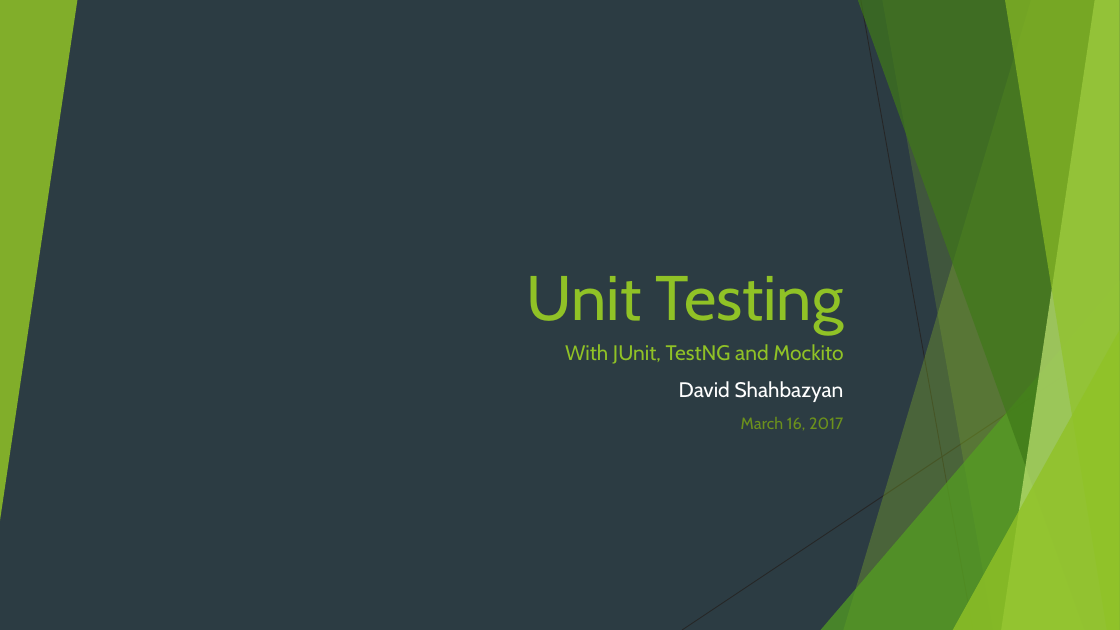
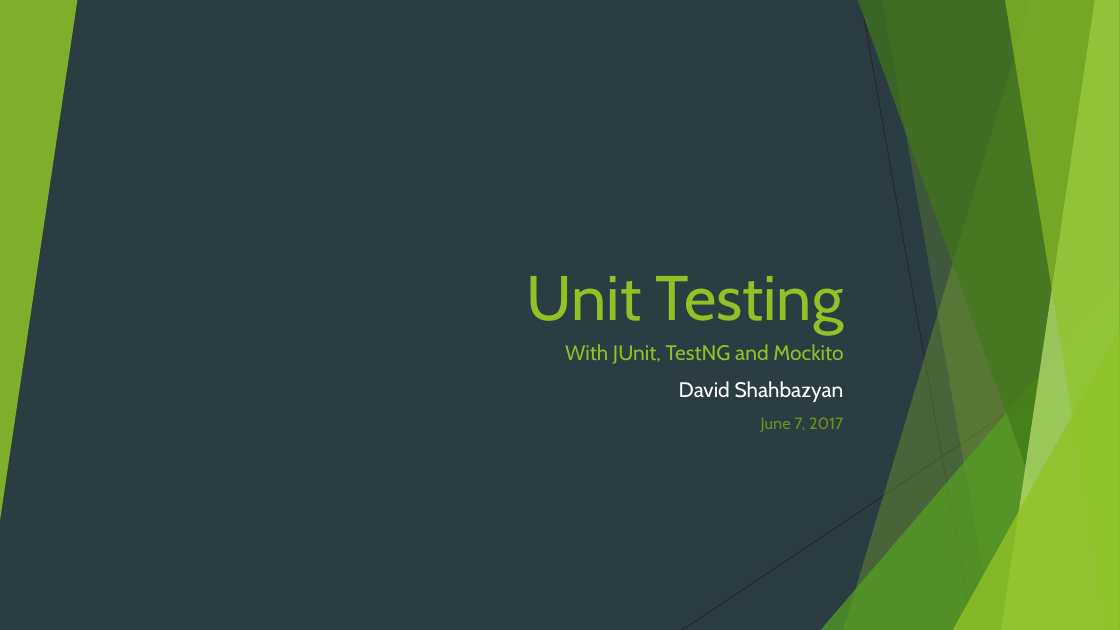
Before and after one commit to DavidShahbazyan/assesmentTestNGvsJUnit, a slide deck: slide 1 of presentation/JUnit vs TestNG.pptx. Drawn at 1120x630 pixels with LibreOffice and Linux fonts; fonts in the diff are those of the drawing. Boxes give left, top, right and bottom in pixels: in the first picture for what was removed or moved away, otherwise in the second. Text is boxed around its words. In the diff, an @@ line names an element or a change of style, - is before the commit and + after.

```diff
--- a/presentation/JUnit vs TestNG.pptx
+++ b/presentation/JUnit vs TestNG.pptx
@@ subtitle at <box>761,417,843,432</box>: text changed @@
-March 16, 2017
+June 7, 2017
```
Also in this commit, not shown: 5 other slides changed, 1 other file.
